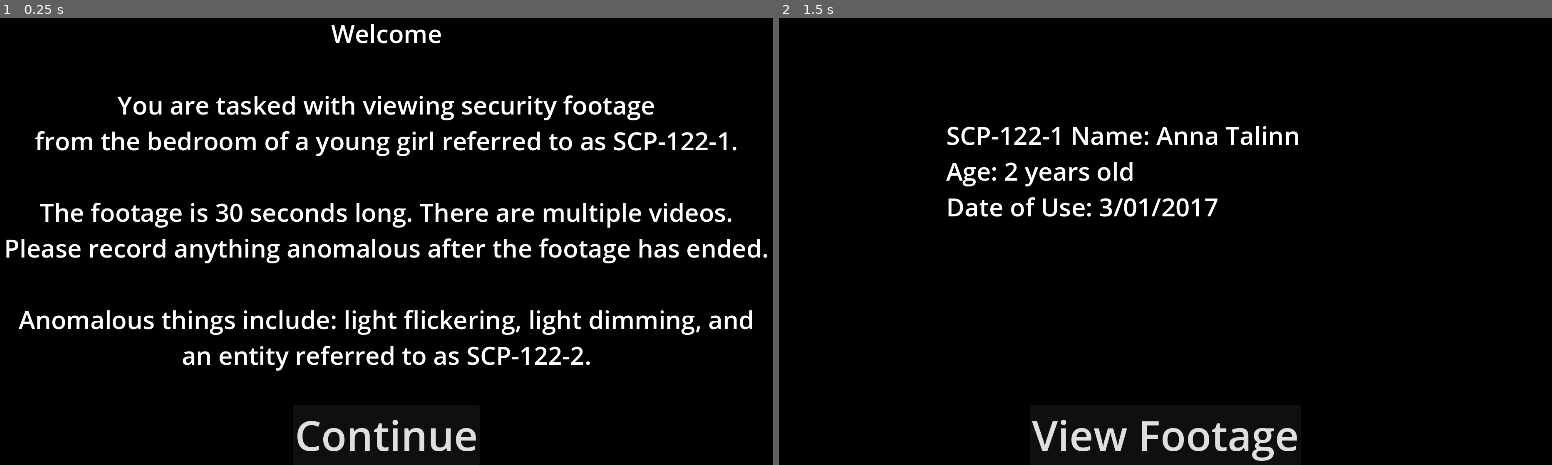
Above: before the commit, frames 1-2 (left to right).
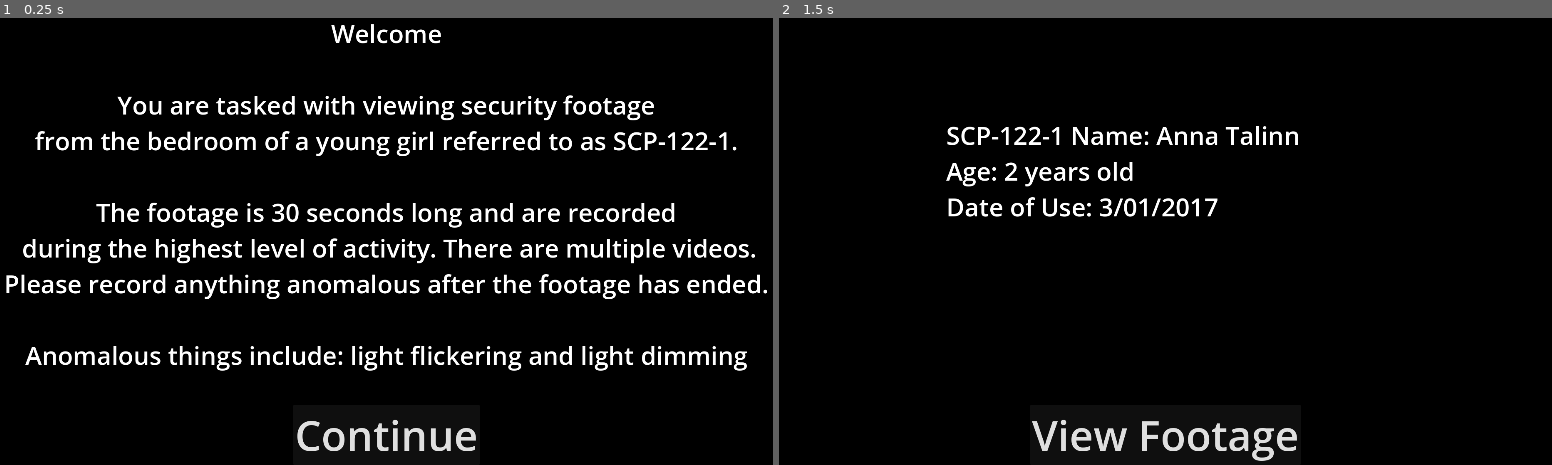
Above: after the commit, the same moments.

Repository: Purplelops/SCP-122
Game: Godot game, scene res://game.tscn
Same seed, same stepped clock (60 frames per second), same inputs: the game is played once before the commit and once after it.
Inputs:
- Up to frame 1 (0.25 s): no input
- Up to frame 2 (1.5 s): click "View Footage" at 0.5 s; tap Enter at 1.25 s; hold Up (ui_up) from 1.28 s (still down)

The runs differ from the first frame. In frame 1, 9.0% of the frame differs, in the area x 0-100%, y 41-79%; in frame 2, nothing differs.

Commit message:
added all stages

Diff:
--- a/game.gd
+++ b/game.gd
@@ -19,13 +19,36 @@
 func _on_no_button_pressed() -> void:
 	$ConfirmExit.visible = false
 
-
+# Go to the game screen and play light flickering and dimming animations
 func _on_continue_button_pressed() -> void:
 	$BriefingScreen.visible = false
 	$FootageTimer.start()
 
+	match stage:
+		2:
+			await get_tree().create_timer(7).timeout
+			$NightLight/AnimationPlayer.play("dim")
+		3:
+			await get_tree().create_timer(6).timeout
+			$NightLight/AnimationPlayer.play("dim")
+			await get_tree().create_timer(5).timeout
+			$NightLight/AnimationPlayer.play("dim")
+			await get_tree().create_timer(6).timeout
+			$NightLight/AnimationPlayer.play("flicker")
+		4:
+			await get_tree().create_timer(4).timeout
+			$NightLight/AnimationPlayer.play("flicker")
+			await get_tree().create_timer(5).timeout
+			$NightLight/AnimationPlayer.play("flicker")
+			await get_tree().create_timer(5).timeout
+			$NightLight/AnimationPlayer.play("flicker")
+			await get_tree().create_timer(3).timeout
+			$NightLight/AnimationPlayer.play("flicker")
 
+
+# When timer ends, go to the next stage and change the briefing text
 func _on_footage_timer_timeout() -> void:
+	$NoteScreen.visible = true
 	$BriefingScreen.visible = true
 	stage += 1
 
@@ -34,18 +57,36 @@
 			$BriefingScreen/Label.text = """SCP-122-1 Name: Anna Talinn
 			Age: 3 years old
 			Date of Use: 4/28/2018
+			SCP-122-2 Distance: 6 meters
 			"""
+			$Angel.visible = true
 		3:
 			$BriefingScreen/Label.text = """SCP-122-1 Name: Anna Talinn
 			Age: 5 years old
 			Date of Use: 6/26/2020
+			SCP-122-2 Distance: 2 meters
 			"""
+			$Angel.position = $Stage3Marker.position
+			$Angel.frame = 1
 		4:
 			$BriefingScreen/Label.text = """SCP-122-1 Name: Anna Talinn
 			Age: 7 years old
 			Date of Use: 9/15/2022
+			SCP-122-2 Distance: 6 centimeters
+			"""
+			$Angel.position = $Stage4Marker.position
+			$Angel.frame = 2
+		5:
+			$BriefingScreen/Label.text = """ERROR
 			"""
 
-
+# Hide start screen
 func _on_start_screen_continue_button_pressed() -> void:
 	$StartScreen.visible = false
+
+# Hide note taking screen
+func _on_note_screen_confirm_pressed() -> void:
+	if len($NoteScreen/Control/VBoxContainer/HBoxContainer/LineEdit.text) != 0 and len($NoteScreen/Control/VBoxContainer/HBoxContainer2/LineEdit.text) != 0:
+		$NoteScreen.visible = false
+		$NoteScreen/Control/VBoxContainer/HBoxContainer2/LineEdit.text = ""
+		$NoteScreen/Control/VBoxContainer/HBoxContainer/LineEdit.text = ""
--- a/game.tscn
+++ b/game.tscn
@@ -1,9 +1,11 @@
-[gd_scene load_steps=27 format=3 uid="uid://8a4yk23gny1d"]
+[gd_scene load_steps=31 format=3 uid="uid://8a4yk23gny1d"]
 
 [ext_resource type="Script" path="res://game.gd" id="1_7j7s1"]
 [ext_resource type="Script" path="res://NightLight.gd" id="1_45ubo"]
 [ext_resource type="AudioStream" uid="uid://cifhjrjcs8ndw" path="res://skyclad_sound_ambience_dark_loop_dynamic_tones_howling_moaning_mournful_eerie_105.mp3" id="3_4vykb"]
 [ext_resource type="Texture2D" uid="uid://cg67k73dep5fo" path="res://angel_state_1.png" id="4_f432e"]
+[ext_resource type="Texture2D" uid="uid://can0os45qndej" path="res://angel_state_2.png" id="4_ryng5"]
+[ext_resource type="Texture2D" uid="uid://cqgvxsv0an7rd" path="res://angel_state_3.png" id="5_yc05t"]
 
 [sub_resource type="PlaneMesh" id="PlaneMesh_035yk"]
 size = Vector2(2.5, 3)
@@ -88,6 +90,23 @@
 
 [sub_resource type="BoxMesh" id="BoxMesh_nhw0v"]
 
+[sub_resource type="SpriteFrames" id="SpriteFrames_opuwu"]
+animations = [{
+"frames": [{
+"duration": 1.0,
+"texture": ExtResource("4_f432e")
+}, {
+"duration": 1.0,
+"texture": ExtResource("4_ryng5")
+}, {
+"duration": 1.0,
+"texture": ExtResource("5_yc05t")
+}],
+"loop": true,
+"name": &"default",
+"speed": 5.0
+}]
+
 [sub_resource type="Shader" id="Shader_3krm0"]
 code = "shader_type canvas_item;
 render_mode blend_mix;
@@ -110,6 +129,9 @@
 shader_parameter/outer_radius = 0.95
 
 [sub_resource type="LabelSettings" id="LabelSettings_qvluy"]
+font_size = 60
+
+[sub_resource type="LabelSettings" id="LabelSettings_dr866"]
 font_size = 60
 
 [sub_resource type="LabelSettings" id="LabelSettings_r7iom"]
@@ -224,15 +246,15 @@
 transform = Transform3D(0.14984, 0, -5.10703e-15, 0, 0.0381221, 0, 0, 0, 1, -0.263798, -0.0248196, -0.877653)
 mesh = SubResource("BoxMesh_nhw0v")
 
+[node name="Angel" type="AnimatedSprite3D" parent="."]
+transform = Transform3D(0.12, 0, 0, 0, 0.18, 0, 0, 0, 0.15, 0.5, 1, -1)
+visible = false
+sprite_frames = SubResource("SpriteFrames_opuwu")
+
 [node name="Ambience" type="AudioStreamPlayer" parent="."]
 stream = ExtResource("3_4vykb")
 autoplay = true
 
-[node name="Angel" type="Sprite3D" parent="."]
-transform = Transform3D(0.124035, 0, -0.028388, 0, 0.181543, 0, 0.0231924, 0, 0.151822, 0.516398, 1.02322, -1.13156)
-visible = false
-texture = ExtResource("4_f432e")
-
 [node name="Vignette" type="ColorRect" parent="."]
 material = SubResource("ShaderMaterial_lyjbb")
 anchors_preset = 15
@@ -240,6 +262,10 @@
 anchor_bottom = 1.0
 grow_horizontal = 2
 grow_vertical = 2
+
+[node name="FootageTimer" type="Timer" parent="."]
+wait_time = 30.0
+one_shot = true
 
 [node name="BriefingScreen" type="Control" parent="."]
 layout_mode = 3
@@ -291,8 +317,87 @@
 theme_override_font_sizes/font_size = 100
 text = "View Footage"
 
-[node name="FootageTimer" type="Timer" parent="."]
-one_shot = true
+[node name="NoteScreen" type="Control" parent="."]
+visible = false
+layout_mode = 3
+anchors_preset = 15
+anchor_right = 1.0
+anchor_bottom = 1.0
+grow_horizontal = 2
+grow_vertical = 2
+
+[node name="ColorRect" type="ColorRect" parent="NoteScreen"]
+layout_mode = 1
+anchors_preset = 15
+anchor_right = 1.0
+anchor_bottom = 1.0
+grow_horizontal = 2
+grow_vertical = 2
+color = Color(0, 0, 0, 1)
+
+[node name="Control" type="Control" parent="NoteScreen"]
+layout_mode = 1
+anchors_preset = 8
+anchor_left = 0.5
+anchor_top = 0.5
+anchor_right = 0.5
+anchor_bottom = 0.5
+grow_horizontal = 2
+grow_vertical = 2
+
+[node name="VBoxContainer" type="VBoxContainer" parent="NoteScreen/Control"]
+layout_mode = 1
+anchors_preset = 15
+anchor_right = 1.0
+anchor_bottom = 1.0
+offset_top = -190.0
+offset_bottom = -4.0
+grow_horizontal = 2
+grow_vertical = 2
+
+[node name="HBoxContainer" type="HBoxContainer" parent="NoteScreen/Control/VBoxContainer"]
+layout_mode = 2
+
+[node name="Label" type="Label" parent="NoteScreen/Control/VBoxContainer/HBoxContainer"]
+layout_mode = 2
+size_flags_horizontal = 4
+text = "Amount of flicker:
+"
+label_settings = SubResource("LabelSettings_dr866")
+
+[node name="LineEdit" type="LineEdit" parent="NoteScreen/Control/VBoxContainer/HBoxContainer"]
+layout_mode = 2
+theme_override_font_sizes/font_size = 60
+
+[node name="HBoxContainer2" type="HBoxContainer" parent="NoteScreen/Control/VBoxContainer"]
+layout_mode = 2
+
+[node name="Label2" type="Label" parent="NoteScreen/Control/VBoxContainer/HBoxContainer2"]
+layout_mode = 2
+size_flags_horizontal = 4
+text = "Amount of dimming:
+"
+label_settings = SubResource("LabelSettings_dr866")
+
+[node name="LineEdit" type="LineEdit" parent="NoteScreen/Control/VBoxContainer/HBoxContainer2"]
+layout_mode = 2
+theme_override_font_sizes/font_size = 60
+
+[node name="NoteScreenConfirm" type="Button" parent="NoteScreen"]
+layout_mode = 1
+anchors_preset = 7
+anchor_left = 0.5
+anchor_top = 1.0
+anchor_right = 0.5
+anchor_bottom = 1.0
+offset_left = -121.5
+offset_top = -91.0
+offset_right = 121.5
+grow_horizontal = 2
+grow_vertical = 0
+theme_override_font_sizes/font_size = 60
+text = "Confirm
+"
 
 [node name="StartScreen" type="Control" parent="."]
 layout_mode = 3
@@ -325,11 +430,11 @@
 You are tasked with viewing security footage
 from the bedroom of a young girl referred to as SCP-122-1.
 
-The footage is 30 seconds long. There are multiple videos.
+The footage is 30 seconds long and are recorded
+ during the highest level of activity. There are multiple videos.
 Please record anything anomalous after the footage has ended.
 
-Anomalous things include: light flickering, light dimming, and
-an entity referred to as SCP-122-2."
+Anomalous things include: light flickering and light dimming"
 label_settings = SubResource("LabelSettings_r7iom")
 horizontal_alignment = 1
 
@@ -383,8 +488,15 @@
 size_flags_vertical = 4
 text = "No"
 
+[node name="Stage3Marker" type="Marker3D" parent="."]
+transform = Transform3D(1, 0, 0, 0, 1, 0, 0, 0, 1, 0, 1, -0.082)
+
+[node name="Stage4Marker" type="Marker3D" parent="."]
+transform = Transform3D(1, 0, 0, 0, 1, 0, 0, 0, 1, 0, 0.513339, 0.762375)
+
+[connection signal="timeout" from="FootageTimer" to="." method="_on_footage_timer_timeout"]
 [connection signal="pressed" from="BriefingScreen/ContinueButton" to="." method="_on_continue_button_pressed"]
-[connection signal="timeout" from="FootageTimer" to="." method="_on_footage_timer_timeout"]
+[connection signal="pressed" from="NoteScreen/NoteScreenConfirm" to="." method="_on_note_screen_confirm_pressed"]
 [connection signal="pressed" from="StartScreen/StartScreenContinueButton" to="." method="_on_start_screen_continue_button_pressed"]
 [connection signal="pressed" from="ConfirmExit/YesButton" to="." method="_on_yes_button_pressed"]
 [connection signal="pressed" from="ConfirmExit/NoButton" to="." method="_on_no_button_pressed"]
--- a/project.godot
+++ b/project.godot
@@ -19,7 +19,7 @@
 
 window/size/viewport_width=1920
 window/size/viewport_height=1080
-window/size/mode=3
+window/size/mode=4
 
 [input]
 
Binary file added: angel_state_2.png
Not shown, added: angel_state_2.png.import
Binary file added: angel_state_3.png
Not shown, added: angel_state_3.png.import
